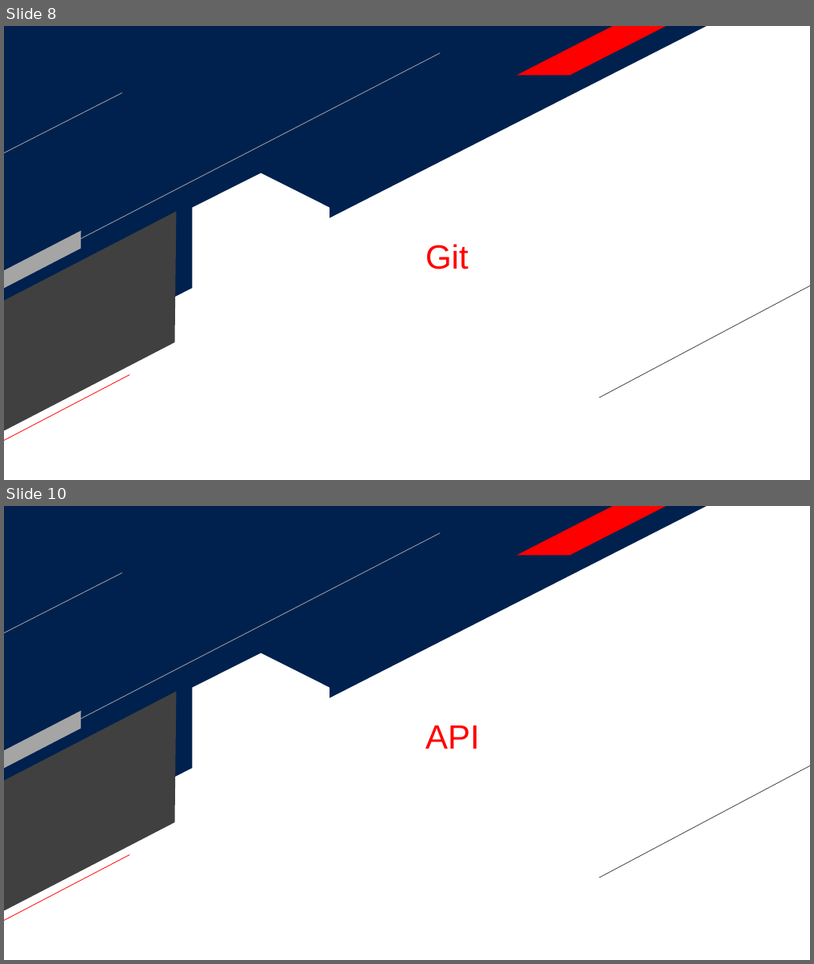
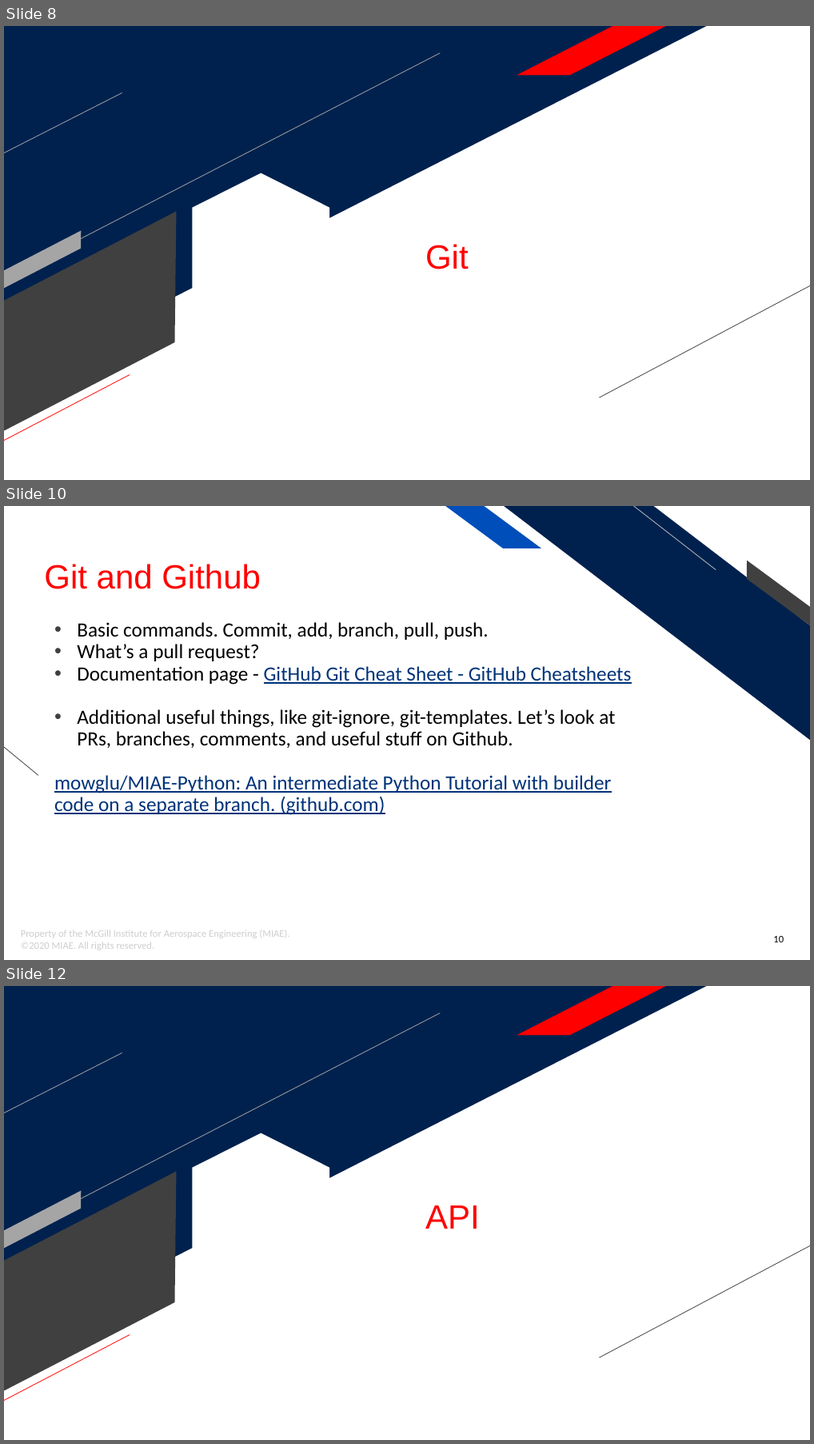
Before and after one commit to mowglu/MIAE-Python, a slide deck: Python Tutorial - MIAE.pptx. Shown one above the other, each under a label of ours: slides 8 and 10 before the commit, slides 8, 10 and 12 after it; the slides between them are not shown. The pictures are 814x964 and 814x1444 pixels, drawn with LibreOffice and Linux fonts; fonts in the diff are those of the drawing; background and template pictures are left out. Boxes give left, top, right and bottom in pixels: in the first picture for what was removed or moved away, otherwise in the second. Text is boxed around its words. In the diff, an @@ line names an element or a change of style, - is before the commit and + after.

Commit message:
Updated pptx tutorial!

```diff
--- a/Python Tutorial - MIAE.pptx
+++ b/Python Tutorial - MIAE.pptx
@@ slide 10 added at (4, 506, 810, 960), background #FFFFFF @@
@@ parallelogram added at (446, 506, 542, 548), fill #004EBA @@
@@ diag stripe added at (504, 506, 810, 740), fill #00214E @@
@@ line added from (717, 569) to (634, 506), #BFBFBF 0.75 pt @@
@@ title added at (44, 564, 261, 589), 40 pt, text #FF0000 @@
+Git and Github
@@ parallelogram added at (738, 560, 810, 625), fill #404040 @@
@@ text added at (54, 622, 632, 815), 24 pt, text #000000 @@
+• Basic commands. Commit, add, branch, pull, push.
+• What’s a pull request?
+• Documentation page - GitHub Git Cheat Sheet - GitHub Cheatsheets
+• Additional useful things, like git-ignore, git-templates. Let’s look at PRs, branches, comments, and useful stuff on Github.
+mowglu/MIAE-Python: An intermediate Python Tutorial with builder code on a separate branch. (github.com)
@@ line added from (130, 850) to (4, 746), #404040 0.75 pt @@
@@ text added at (21, 930, 290, 950), 12 pt, text #D0CECE @@
+Property of the McGill Institute for Aerospace Engineering (MIAE).
+©2020 MIAE. All rights reserved.
@@ page number added at (774, 936, 784, 942), 12 pt, text #000000 @@
+10
@@ what was slide 10 is now slide 12 @@
```
Also in this commit, not shown: 7 slides changed, 2 other slides added, 1 slide removed.
